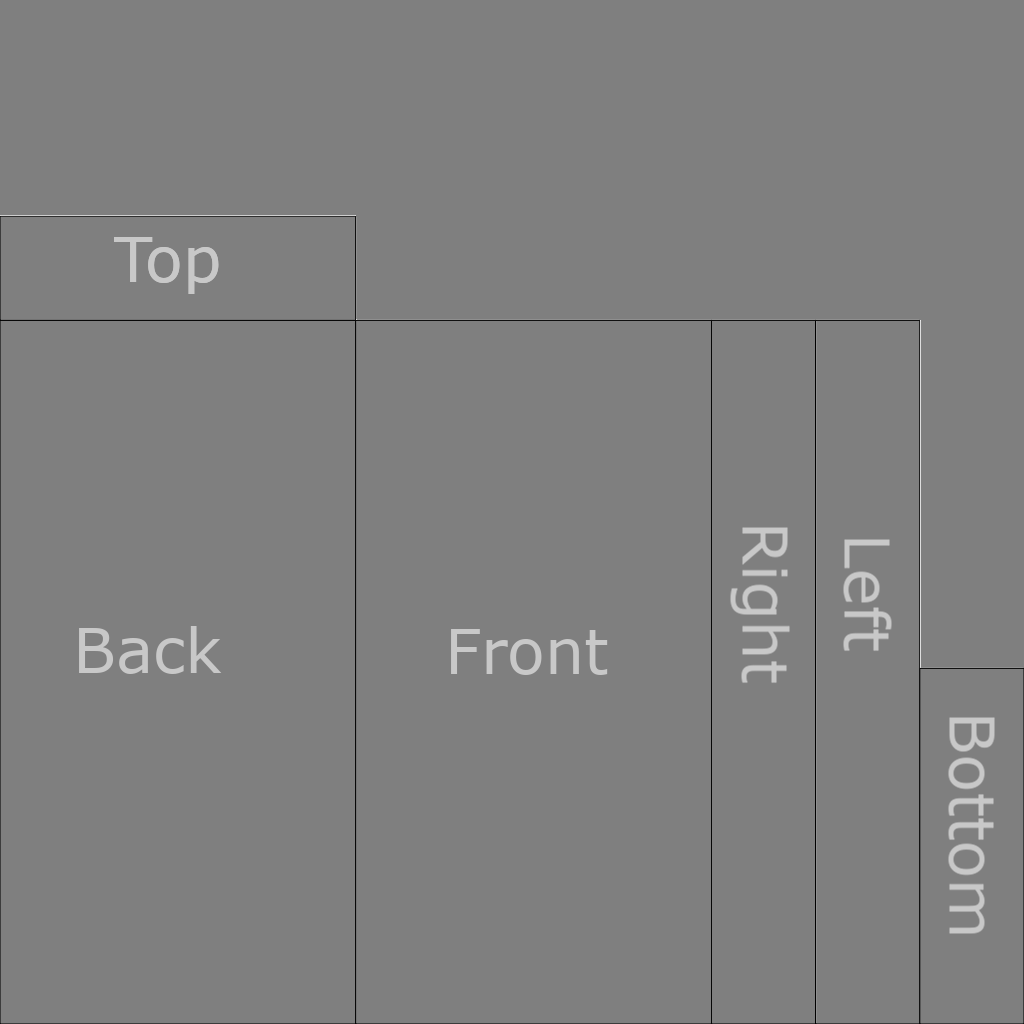
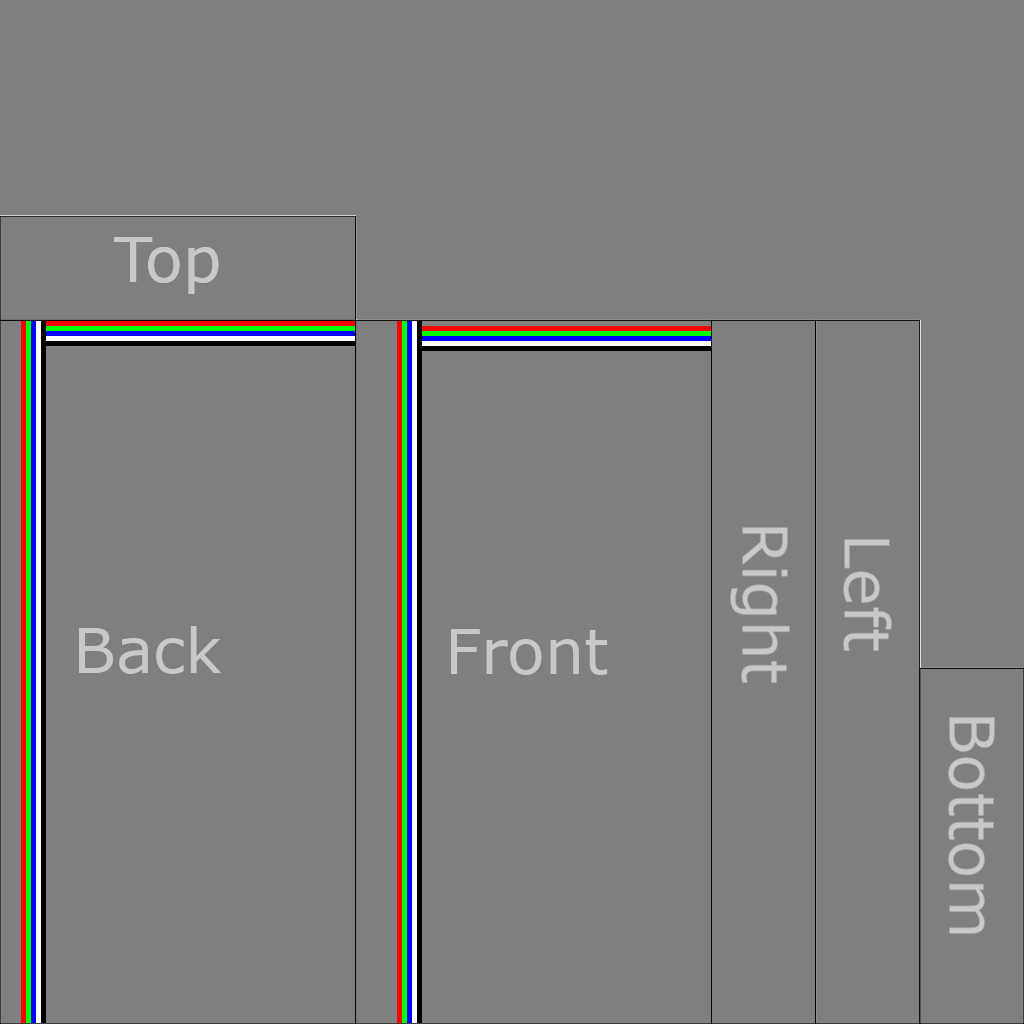
Comparing the layer stacks of the two 1024x1024 images. Changes:
added layer "Pasted Layer" above "Pasted Layer #1" over box(397, 321, 422, 1023)
added layer "Pasted Layer #1" above "box_uv.png" over box(402, 326, 711, 351)
painted on "box_uv.png" over box(21, 321, 355, 1023)
